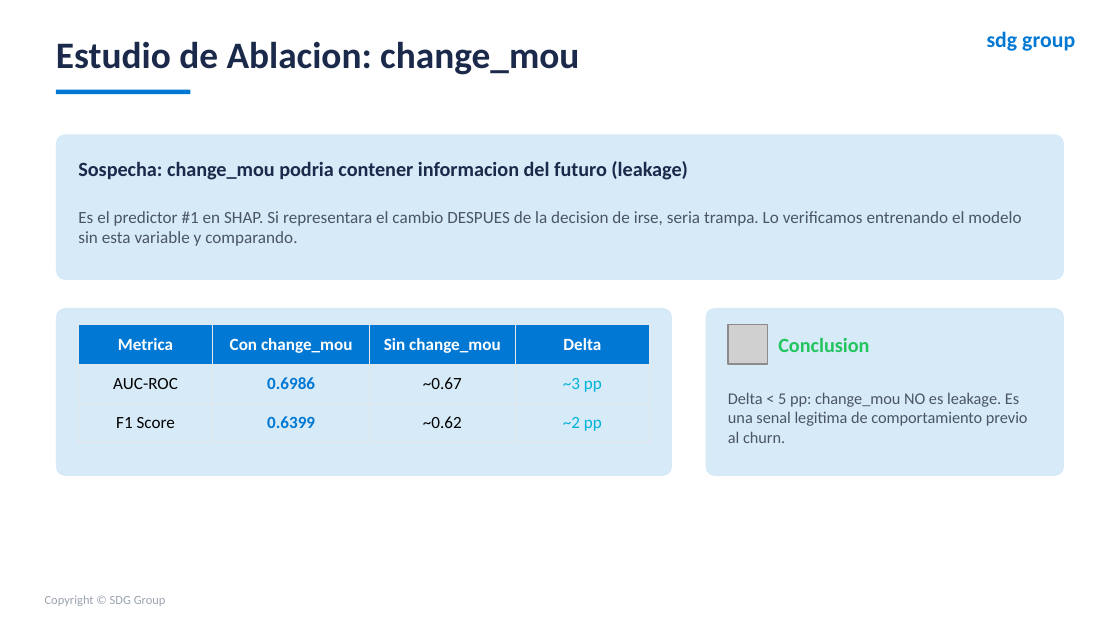
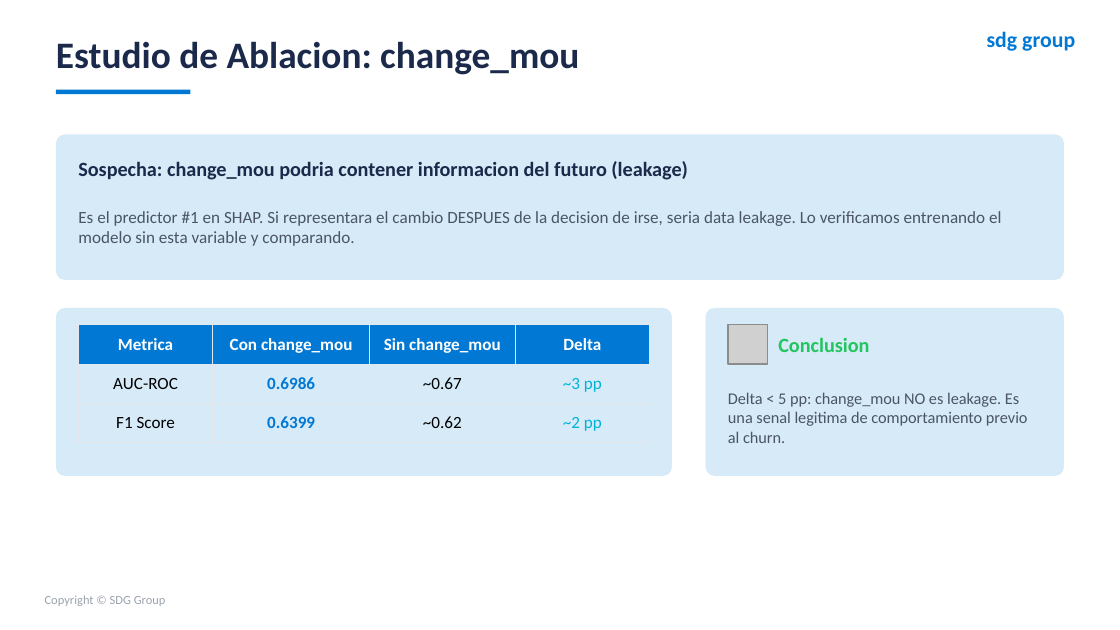
Before and after one commit to TomasUrban0/AI_Test_SDG, a slide deck: slide 18 of Presentacion_Churn_SDG.pptx. Drawn at 1120x630 pixels with LibreOffice and Linux fonts; fonts in the diff are those of the drawing; grey boxes stand for pictures. Boxes give left, top, right and bottom in pixels: in the first picture for what was removed or moved away, otherwise in the second. Text is boxed around its words. In the diff, an @@ line names an element or a change of style, - is before the commit and + after.

```diff
--- a/Presentacion_Churn_SDG.pptx
+++ b/Presentacion_Churn_SDG.pptx
@@ text at (x1=78, y1=211, x2=1001, y2=246): text changed @@
-Es el predictor #1 en SHAP. Si representara el cambio DESPUES de la decision de irse, seria trampa. Lo verificamos entrenando el modelo sin esta variable y comparando.
+Es el predictor #1 en SHAP. Si representara el cambio DESPUES de la decision de irse, seria data leakage. Lo verificamos entrenando el modelo sin esta variable y comparando.
```
Also in this commit, not shown: 10 other slides changed, 9 other files.
